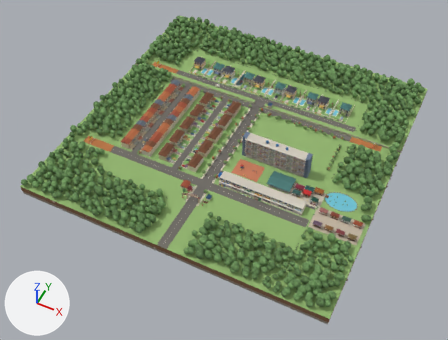
Before and after pictures for a commit that changed the glTF model docs/assets/town.glb.
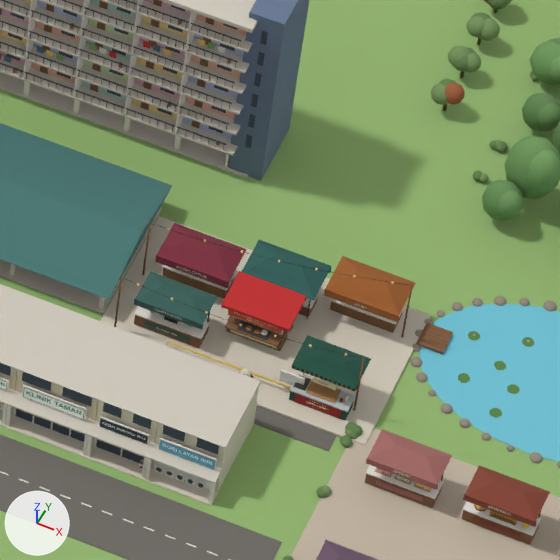
There are two pictures of each version: one whole from a 50 mm camera at (11.2, -24.3, 26.7) aimed at (0.0, -2.0, -1.2), one close up on the part from 62% to 76% of the width and 46% to 65% of the height. Every picture has the same lights, and +X, +Y and +Z are marked at lower left. The last two pictures show the newer version. Where no turn or scale is listed for an object, it has been applied to the vertices. Vertices at exactly the same position are counted once.
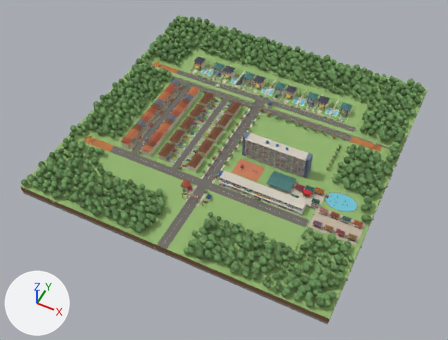
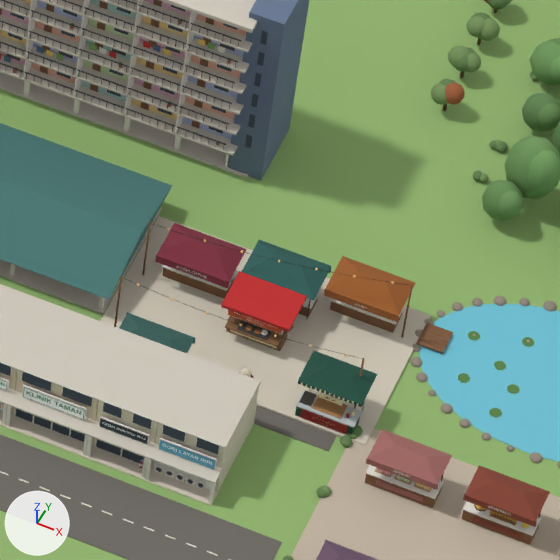
The change in detail:
me_mesh_0 is used by ob_mesh_0; location (-9.265, 9.264, -0.62).
me_mesh_0 had 277604 vertices, 507188 faces and spanned x 0.0..18.5, y -18.5..0.0, z 0.0..2.2.
me_mesh_0 now has 277259 vertices, 507092 faces and spans x 0.0..18.5, y -18.5..0.0, z 0.0..2.2.
me_mesh_0 part 1: the loose piece of 6 vertices spanning x 14.0..14.4, y -12.2..-12.0, z 0.9..1.0 is moved by (1.2, -0.2, 0.0).
me_mesh_0 part 2: 182 loose pieces with 5716 vertices, spanning x 14.0..15.5, y -12.4..-11.9, z 0.6..1.0, are deleted.
me_mesh_0 part 3: 1144 vertices moved within x 0.0..18.5, y -18.5..0.0, z 0.1..1.9; 157 vertices removed from x 4.0..17.9, y -13.7..-4.2, z 0.6..1.1; 5038 vertices added at x 4.0..18.0, y -15.1..-4.2, z 0.6..1.9.
Other edits to the shape of me_mesh_0 do not show in these pictures.

Pixel boxes (x1, y1, x2, y2) of what changed, in the close-ups (560 x 560 px; the box of a moved part takes in the faces that stretch with it):
part 1 of me_mesh_0, moved or reshaped: before (136, 271, 218, 325); after (298, 351, 377, 404)
part 2 of me_mesh_0, deleted: before (134, 298, 358, 419)
part 3 of me_mesh_0, built on: before (80, 0, 518, 525); after (80, 18, 560, 560)
